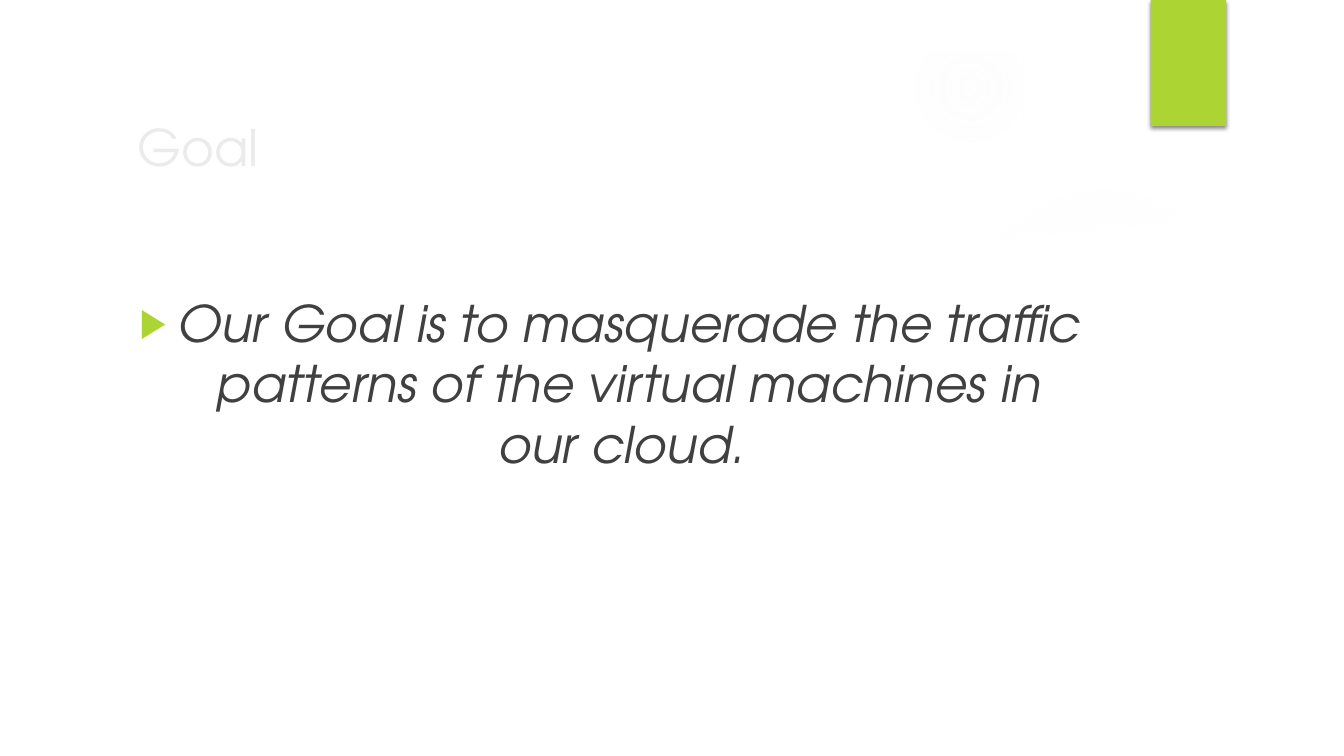
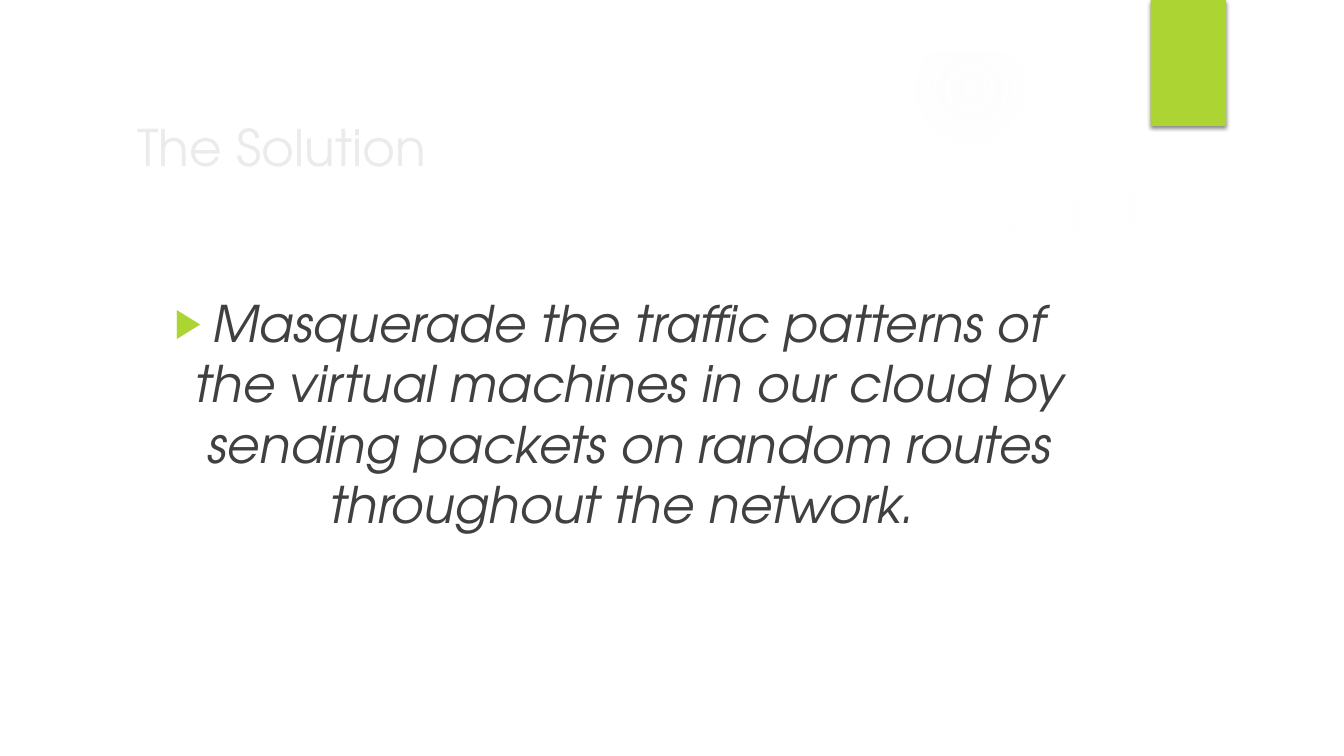
Before and after one commit to FIU-SCIS-Senior-Project-2014-Fall/Mission-Critical-Cloud, a slide deck: slide 8 of Documents/Presentations/Mission_Critical_Cloud_Computing_presentation_Final_10_6.pptm (slide 10 before the commit). Drawn at 1344x756 pixels with LibreOffice and Linux fonts; fonts in the diff are those of the drawing; background and template pictures are left out. Boxes give left, top, right and bottom in pixels: in the first picture for what was removed or moved away, otherwise in the second. Text is boxed around its words. In the diff, an @@ line names an element or a change of style, - is before the commit and + after.

```diff
--- a/Documents/Presentations/Mission_Critical_Cloud_Computing_presentation_Final_10_6.pptm
+++ b/Documents/Presentations/Mission_Critical_Cloud_Computing_presentation_Final_10_6.pptm
@@ title at <box>127,107,1093,185</box>: text changed @@
-Goal
+The Solution
@@ text at <box>194,304,1064,534</box>: text changed @@
-▶ Our Goal is to masquerade the traffic patterns of the virtual machines in our cloud.
+▶ Masquerade the traffic patterns of the virtual machines in our cloud by sending packets on random routes throughout the network.
```
Also in this commit, not shown: 5 other slides changed, 37 other files.
